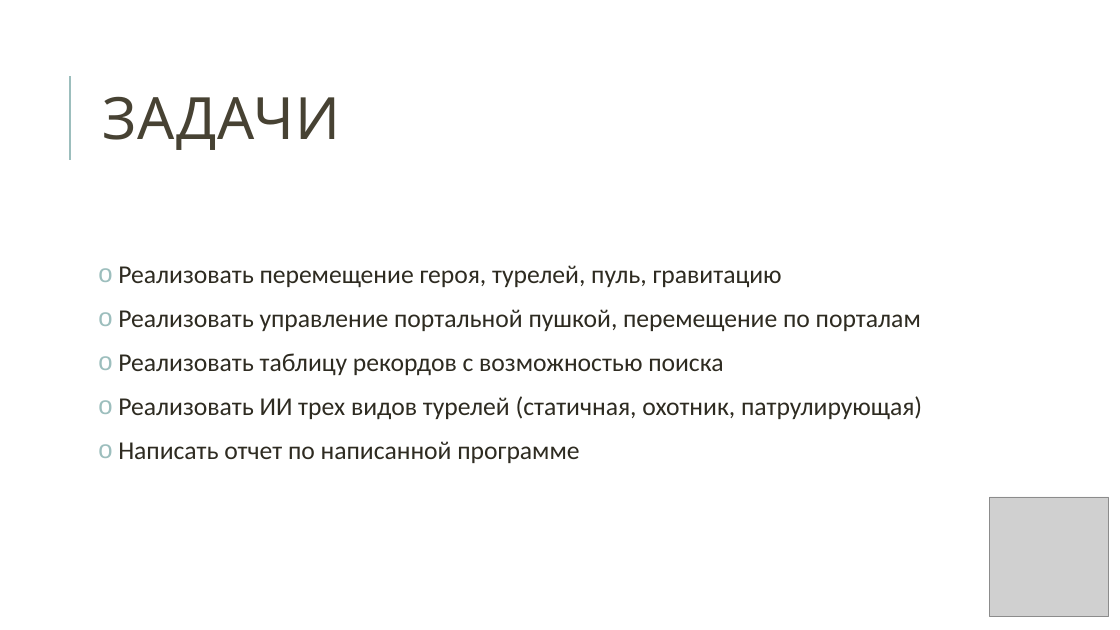
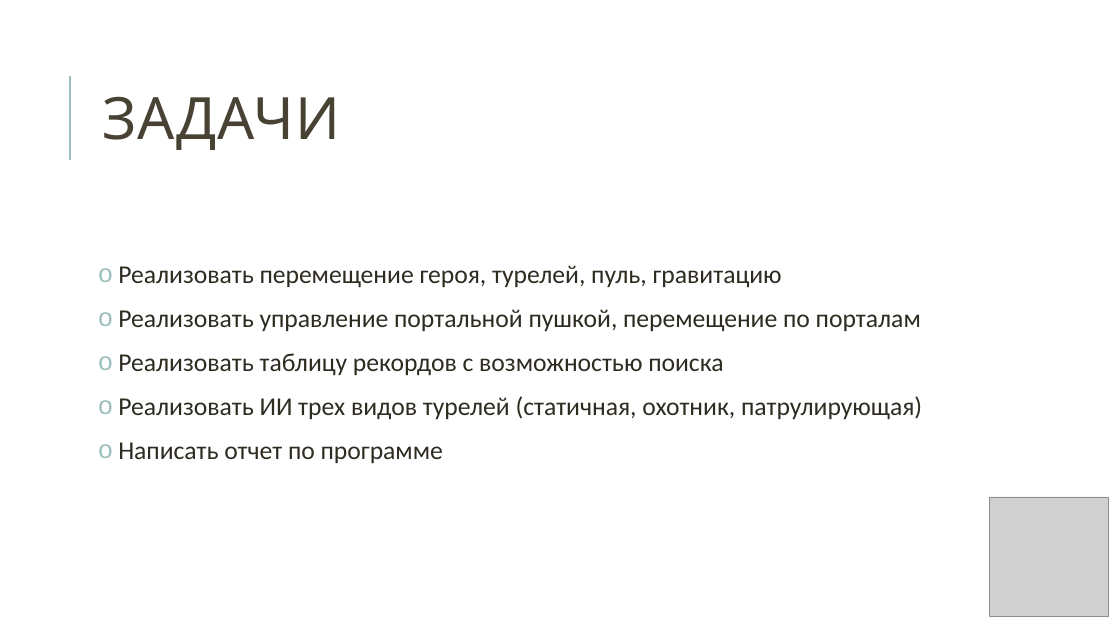
Before and after one commit to YurKind/Portal2D, a slide deck: slide 3 of report/protal.pptx. Drawn at 1120x630 pixels with LibreOffice and Linux fonts; fonts in the diff are those of the drawing; grey boxes stand for pictures. Boxes give left, top, right and bottom in pixels: in the first picture for what was removed or moved away, otherwise in the second. Text is boxed around its words. In the diff, an @@ line names an element or a change of style, - is before the commit and + after.

Commit message:
final commit

```diff
--- a/report/protal.pptx
+++ b/report/protal.pptx
@@ text at <box>118,442,443,463</box>: text changed @@
-o Написать отчет по написанной программе
+o Написать отчет по программе
```
Also in this commit, not shown: 1 other slide changed, 1 slide added.
